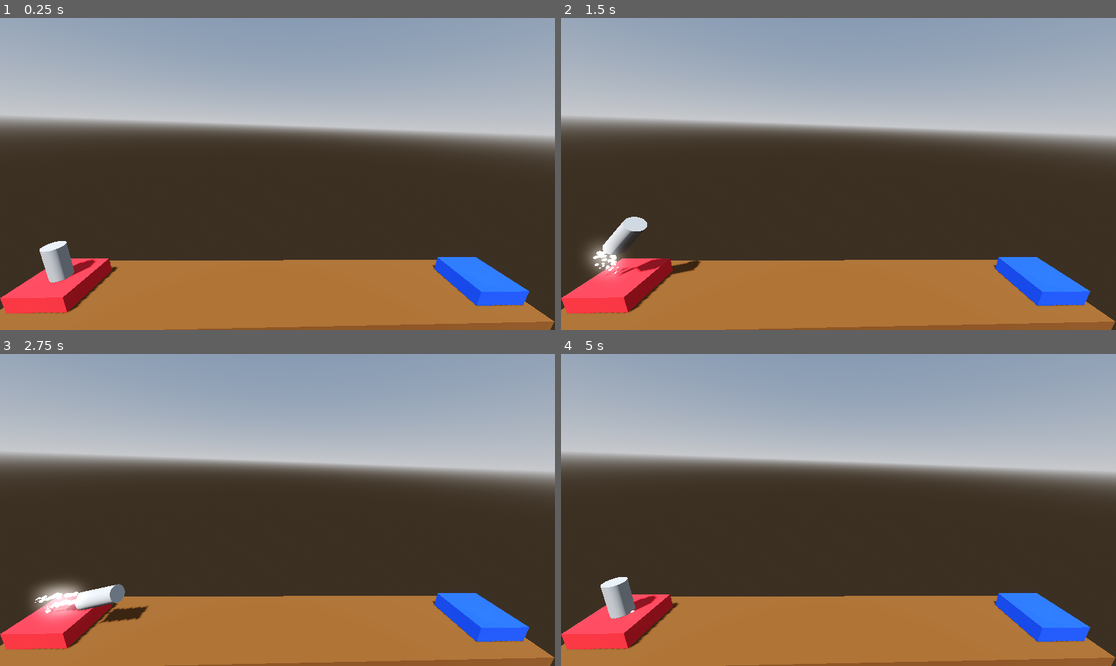
Above: before the commit, frames 1-4 (two rows, left to right).
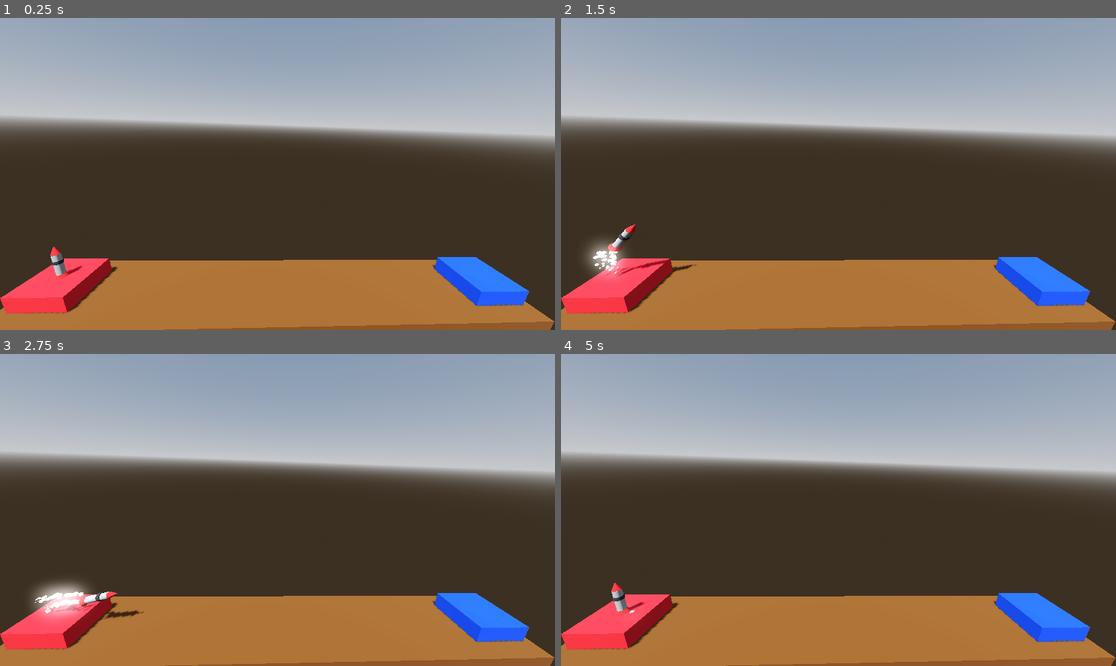
Above: after the commit, the same moments.

Repository: thisguymartin/ProjectBoost
Game: Godot game, scene res://Levels/Level_1.tscn
Two runs of this game, one before a commit and one after it. Both use one fixed random seed, a clock stepped at 60 frames per second and the inputs below.
Inputs:
- Up to frame 1 (0.25 s): no input
- Up to frame 2 (1.5 s): tap Enter at 0.5 s; hold D (turn_right) 0.53-1.28 s; hold Space (boost) 0.53-1.28 s; hold Down (ui_down) from 1.28 s (still down); tap Space (boost) at 1.35 s
- Up to frame 3 (2.75 s): release Down (ui_down) at 2.03 s; hold D (turn_right) from 2.03 s (still down); hold Space (boost) from 2.03 s (still down)
- Up to frame 4 (5 s): release Space (boost) at 2.78 s; tap Space (boost) at 2.85, 4.35 s; release D (turn_right) at 3.53 s; hold Space (boost) 3.53-4.28 s; hold A (turn_left) from 3.53 s (still down)

The runs differ from the first frame. In frame 1, 0.6% of the frame differs, in the area x 7-18%, y 71-85%; in frame 2, 0.6%, in the area x 7-26%, y 63-83%; in frame 3, 0.6%; in frame 4, 0.6%.

Commit message:
chore: created color

Diff:
--- a/Player/Player.gd
+++ b/Player/Player.gd
@@ -8,7 +8,8 @@
 @onready var left_booster_particles: GPUParticles3D = $leftBoosterParticles
 @onready var explosion_particles: GPUParticles3D = $ExplosionParticles
 @onready var success_particles: GPUParticles3D = $SuccessParticles
-@onready var mesh_instance_3d: MeshInstance3D = $MeshInstance3D
+@onready var rocket: MeshInstance3D = $Rocket
+
 
 
 
@@ -76,7 +77,7 @@
 	explosion_audio.play(2.5)
 	explosion_particles.emitting = true
 
-	mesh_instance_3d.hide()
+	rocket.hide()
 
 	# Disable further processing to stop the character's movement.
 	set_process(false)
--- a/Player/player.tscn
+++ b/Player/player.tscn
@@ -12,6 +12,38 @@
 
 [sub_resource type="CylinderShape3D" id="CylinderShape3D_axhhd"]
 
+[sub_resource type="StandardMaterial3D" id="StandardMaterial3D_8o6gj"]
+albedo_color = Color(0.825786, 0.131347, 0.137537, 1)
+
+[sub_resource type="CylinderMesh" id="CylinderMesh_lr585"]
+material = SubResource("StandardMaterial3D_8o6gj")
+top_radius = 0.0
+bottom_radius = 0.2
+height = 0.5
+
+[sub_resource type="CylinderMesh" id="CylinderMesh_3fw1a"]
+top_radius = 0.2
+bottom_radius = 0.2
+height = 1.5
+
+[sub_resource type="StandardMaterial3D" id="StandardMaterial3D_5nurj"]
+albedo_color = Color(0.827451, 0.129412, 0.137255, 1)
+
+[sub_resource type="CylinderMesh" id="CylinderMesh_dj73y"]
+material = SubResource("StandardMaterial3D_5nurj")
+top_radius = 0.2
+bottom_radius = 0.3
+height = 0.2
+
+[sub_resource type="StandardMaterial3D" id="StandardMaterial3D_000qi"]
+albedo_color = Color(0.164706, 0.164706, 0.164706, 1)
+
+[sub_resource type="CylinderMesh" id="CylinderMesh_m6grq"]
+material = SubResource("StandardMaterial3D_000qi")
+top_radius = 0.23
+bottom_radius = 0.23
+height = 0.2
+
 [node name="Player" type="RigidBody3D"]
 axis_lock_linear_z = true
 axis_lock_angular_x = true
@@ -23,6 +55,7 @@
 script = ExtResource("1_4hp3x")
 
 [node name="MeshInstance3D" type="MeshInstance3D" parent="."]
+visible = false
 mesh = SubResource("CylinderMesh_lc7ax")
 
 [node name="CollisionShape3D" type="CollisionShape3D" parent="."]
@@ -52,4 +85,25 @@
 
 [node name="SuccessParticles" parent="." instance=ExtResource("7_qnuc6")]
 
+[node name="Rocket" type="MeshInstance3D" parent="."]
+
+[node name="Cockpit" type="MeshInstance3D" parent="Rocket"]
+transform = Transform3D(1, 0, 0, 0, 1, 0, 0, 0, 1, 6.67572e-05, 0.75, 0.00234556)
+mesh = SubResource("CylinderMesh_lr585")
+skeleton = NodePath("../..")
+
+[node name="Body" type="MeshInstance3D" parent="Rocket"]
+transform = Transform3D(1, 0, 0, 0, 1, 0, 0, 0, 1, 2.08165e-12, -0.25, 2.08165e-12)
+mesh = SubResource("CylinderMesh_3fw1a")
+skeleton = NodePath("../..")
+
+[node name="BoosterBase" type="MeshInstance3D" parent="Rocket"]
+transform = Transform3D(1, 0, 0, 0, 1, 0, 0, 0, 1, 0, -0.895592, 0)
+mesh = SubResource("CylinderMesh_dj73y")
+skeleton = NodePath("../..")
+
+[node name="CenterBody" type="MeshInstance3D" parent="Rocket"]
+mesh = SubResource("CylinderMesh_m6grq")
+skeleton = NodePath("../..")
+
 [connection signal="body_entered" from="." to="." method="_on_body_entered"]
Not shown: 1 places in Player/player.tscn that only renumber resources
